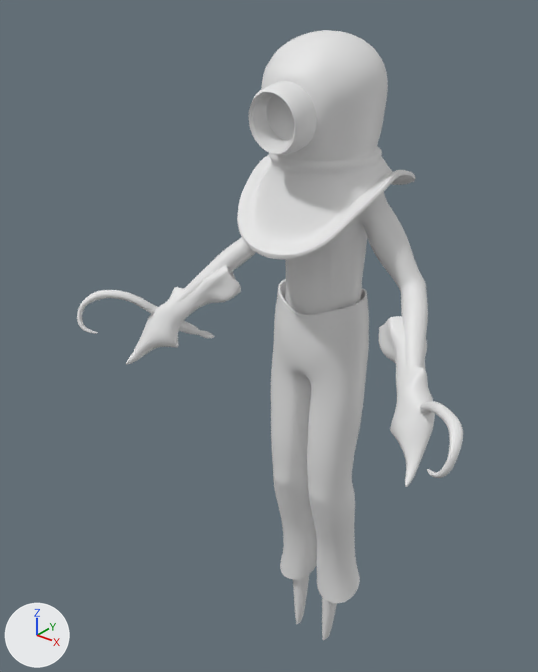
One commit to the glTF model player/player.glb: the scene before it, then after it.
Before and after are seen from a 50 mm camera at (0.821, -1.19, 1.576) aimed at (-0.094, -0.046, 0.867). Every picture has the same lights, and +X, +Y and +Z are marked at lower left. Where no turn or scale is listed for an object, it has been applied to the vertices.

Objects in the first picture: 'body', 'eye', 'gauntlet_l', 'gauntlet_r', 'helm', 'pants'.
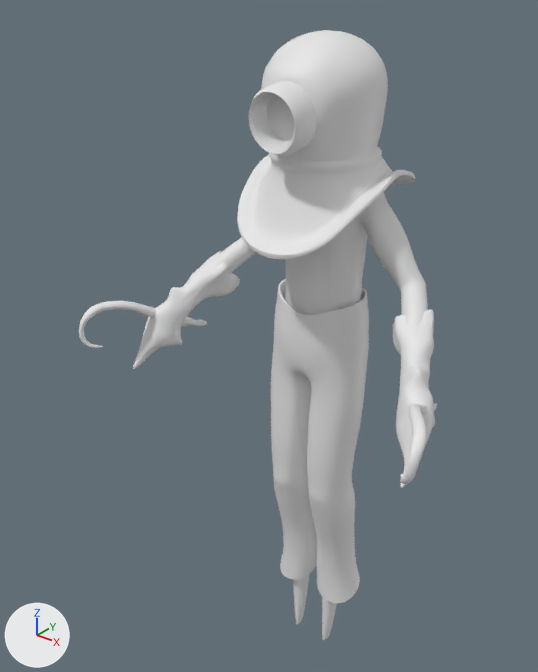
What differs and where, as boxes (x1, y1, x2, y2) in the pictures (538 x 672 px):
'gauntlet_l', moved, turned: before (379, 316, 463, 487); after (393, 309, 437, 488)
'gauntlet_r', moved, turned: before (77, 265, 241, 365); after (79, 251, 240, 370)

The change, as a list of edits to the scene's bpy script:
```text
Change ob_gauntlet_l:
    ob_gauntlet_l.location: (0.048, -0.049, 1.253) -> (0.024, -0.04, 1.232)
    ob_gauntlet_l.rotation_euler: (-0.168, 0.153, 0.275) -> (0.00642, -0.0116, -0.00375)  # degrees (-9.6, 8.8, 16) -> degrees (0.4, -0.7, -0.2)
Change ob_gauntlet_r:
    ob_gauntlet_r.location: (-0.053, -0.046, 1.254) -> (-0.03, -0.038, 1.235)
    ob_gauntlet_r.rotation_euler: (-0.171, -0.162, -0.272) -> (0.00397, 0.00249, 0.0054)  # degrees (-10, -9.3, -16) -> degrees (0.2, 0.1, 0.3)
```
